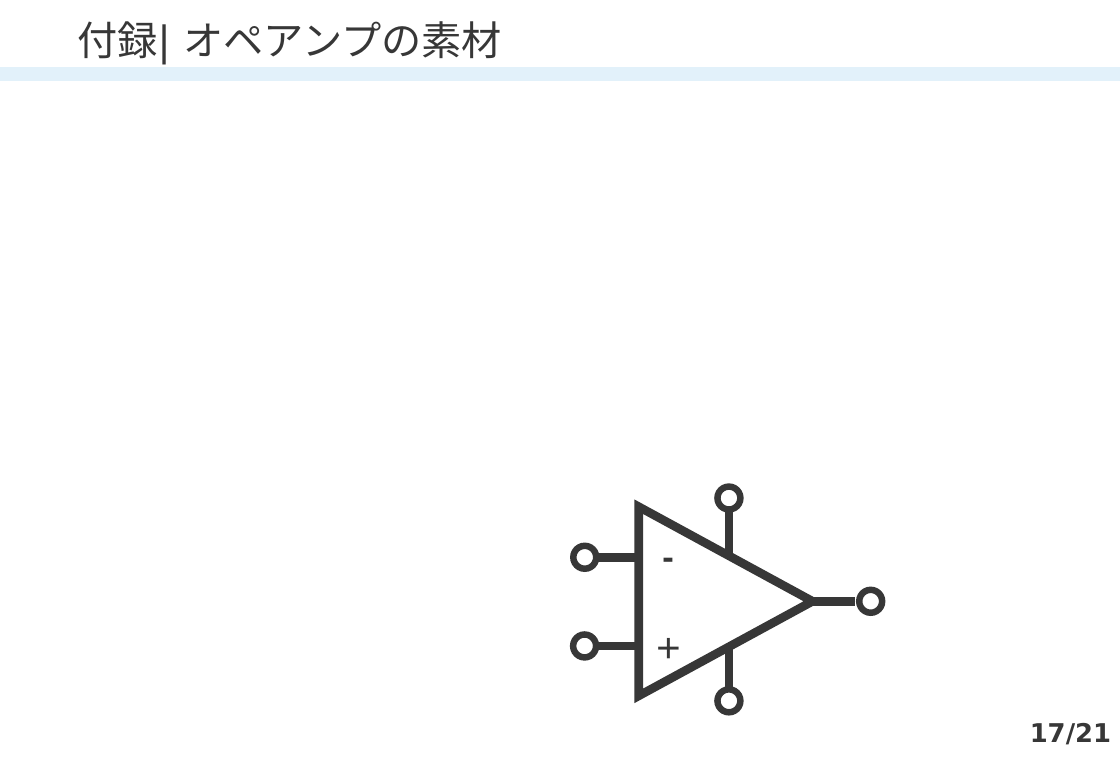
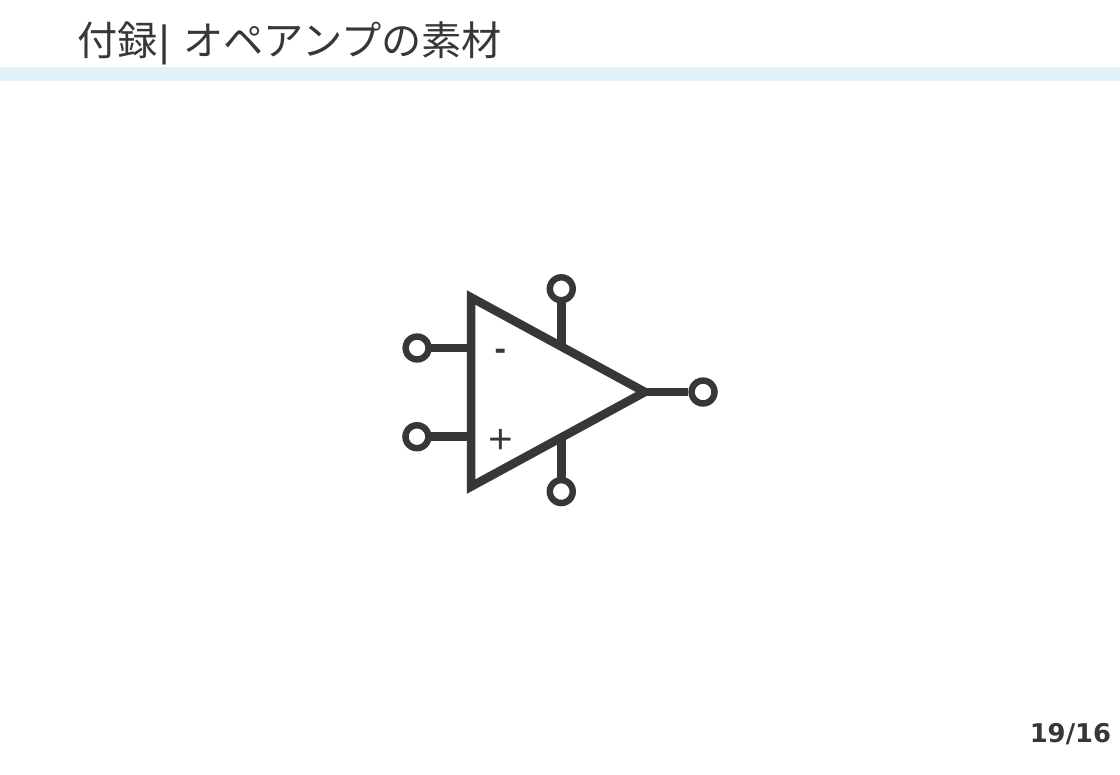
Before and after one commit to xiang-gong3944/----, a slide deck: slide 19 of 2024_05_10_電子回路/1522068_電子回路.pptx (slide 17 before the commit). Drawn at 1120x775 pixels with LibreOffice and Linux fonts; fonts in the diff are those of the drawing. Boxes give left, top, right and bottom in pixels: in the first picture for what was removed or moved away, otherwise in the second. Text is boxed around its words. In the diff, an @@ line names an element or a change of style, - is before the commit and + after.

```diff
--- a/2024_05_10_電子回路/1522068_電子回路.pptx
+++ b/2024_05_10_電子回路/1522068_電子回路.pptx
@@ 2 lines, 1 text, 1 ellipse: place and size @@
-2 lines, 1 text, 1 ellipse at (644, 513, 882, 692)
+2 lines, 1 text, 1 ellipse at (477, 303, 715, 483)
@@ 4 ellipses, 3 lines, 1 triangle, 1 text: place and size @@
-4 ellipses, 3 lines, 1 triangle, 1 text at (573, 487, 855, 713)
+4 ellipses, 3 lines, 1 triangle, 1 text at (405, 277, 688, 504)
@@ page number at (1030, 723, 1111, 745): text changed @@
-17/21
+19/16
```
Also in this commit, not shown: 8 other slides changed, 2 slides added, 1 other file.
